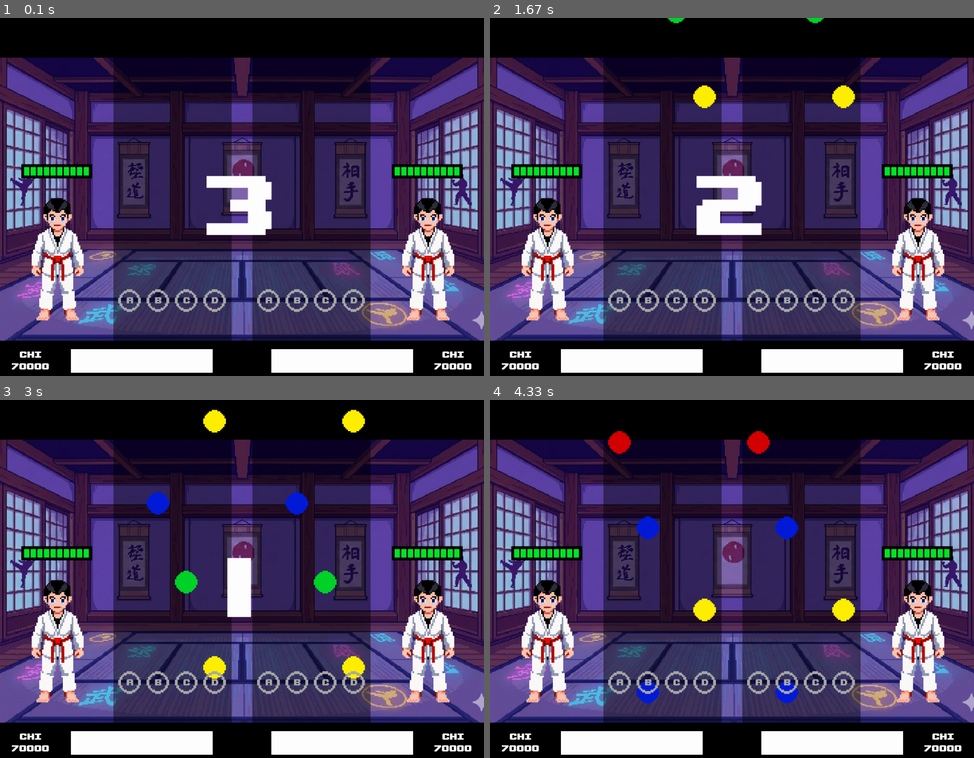
Above: before the commit, frames 1-4 (two rows, left to right).
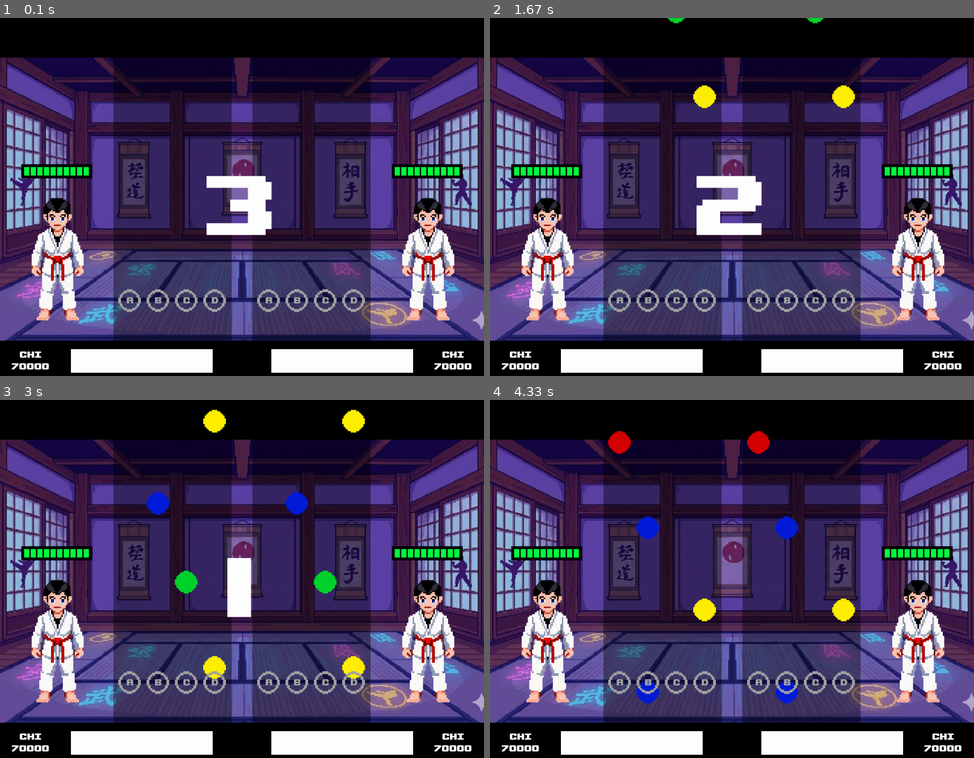
Above: after the commit, the same moments.

Repository: Supersllol/JeuArcade
Game: pygame game, started from AA_olympe.py
Two runs of this game, one before a commit and one after it. Both use one fixed random seed, a clock stepped at 60 frames per second and the inputs below.
Inputs (mouse positions are in pixels of both pictures, inside the frame that each line leads up to):
- Up to frame 1 (0.1 s): no input
- Up to frame 2 (1.67 s): hold Right 0.33-0.8 s
- Up to frame 3 (3 s): click (290, 661) at 2.95 s
- Up to frame 4 (4.33 s): hold Left 3.23-3.7 s; hold Up 3.73-4.1 s

The runs differ from the first frame. In frame 1, 0.4% of the frame differs, in the area x 5-95%, y 41-44%; in frame 2, 0.4%; in frame 3, 0.4%; in frame 4, 0.4%.

Commit message:
new songs and change colors to rgba

Diff:
--- a/AA/AA_chansons/beat-Semi-Charmed Life.json
+++ b/AA/AA_chansons/beat-Semi-Charmed Life.json
@@ -303,7 +303,7 @@
             "move": 0
         },
         {
-            "time": 42.0,
+            "time": 42.4,
             "move": 1
         },
         {
--- a/AA/AA_chansons/format guide.txt
+++ /dev/null
@@ -1 +0,0 @@
-BPM
--- a/AA/AA_game/chiBar.py
+++ b/AA/AA_game/chiBar.py
@@ -9,13 +9,14 @@
         self._playerID = playerID
         self._playerHalf = playerHalf
 
-        self._txtChi = fontManager.upheaval("CHI", 26, "white")
+        self._txtChi = fontManager.upheaval("CHI", 26, (255, 255, 255))
         self._bar = pygame.Surface((300, 50), pygame.SRCALPHA)
 
     def update(self, currentChi: int):
-        self._bar.fill("#FFFFFF")
+        self._bar.fill((255, 255, 255))
 
-        txtCurrentChi = fontManager.upheaval(str(currentChi), 26, "white")
+        txtCurrentChi = fontManager.upheaval(str(currentChi), 26,
+                                             (255, 255, 255))
 
         misc.placeSurfaceInHalf(self._playerID, self._bar, self._playerHalf,
                                 (300, 702))
--- a/AA/AA_game/healthBar.py
+++ b/AA/AA_game/healthBar.py
@@ -40,7 +40,7 @@
                 (bar_height - rect_height) // 2,  # Center vertically too
                 rect_width,
                 rect_height)
-            pygame.draw.rect(self._bar, "#00E727", rect)
+            pygame.draw.rect(self._bar, (0, 255, 64), rect)
 
         # Optional: draw a border around the entire bar
         pygame.draw.rect(self._bar, (0, 0, 0), (0, 0, bar_width, bar_height),
--- a/AA/AA_game/musicTrack.py
+++ b/AA/AA_game/musicTrack.py
@@ -83,7 +83,7 @@
 
     def __init__(self, chosenTrack: GameTracks):
         self._audioFile = os.path.join(settings.PARENT_PATH,
-                                       f"AA_chansons/{chosenTrack.value}.wav")
+                                       f"AA_chansons/{chosenTrack.value}.mp3")
 
         self._songLength = pygame.mixer.Sound(self._audioFile).get_length()
 
--- a/AA/AA_game/noteSheet.py
+++ b/AA/AA_game/noteSheet.py
@@ -38,7 +38,7 @@
         ) >= settings.TIME_ACTIVE_NOTE_INDICATOR:
             self._active = False
             self._activeTimer.stop()
-        currentColor = "red" if self._active else "#AAAAAA"
+        currentColor = (189, 0, 0) if self._active else (165, 164, 164)
         buttonIndicator = fontManager.upheaval(
             inputManager.moveBindings[self._laneID].name, 25, currentColor)
         self._mainSheet.blit(
@@ -82,7 +82,7 @@
 
     def update(self, noteSection: musicTrack.TrackSection,
                musicElapsedTime: float):
-        self._mainSheet.fill("#0000006E")
+        self._mainSheet.fill((0, 0, 0, 100))
 
         self._drawNotes(noteSection, musicElapsedTime)
 
--- a/AA/AA_scenes/gameScene.py
+++ b/AA/AA_scenes/gameScene.py
@@ -72,7 +72,7 @@
                     txt = "2"
                 if self._stateTimer.elapsed() >= 2:
                     txt = "1"
-                txt = fontManager.upheaval(txt, 250, "white")
+                txt = fontManager.upheaval(txt, 250, (255, 255, 255))
 
                 currentText.append(
                     pygameText.PygameText(
--- a/AA/AA_utils/fontManager.py
+++ b/AA/AA_utils/fontManager.py
@@ -4,7 +4,7 @@
 from AA.AA_utils import settings
 
 
-def upheaval(text: str, size: int, color: str | tuple[int, int, int]):
+def upheaval(text: str, size: int, color: tuple[int, int, int]):
     return pygame.font.Font(
         os.path.join(settings.PARENT_PATH, "AA_fonts/upheavtt.ttf"),
         size).render(text, True, color)
Not shown, added: AA/AA_chansons/I Just Died In Your Arms Tonight.mp3
Not shown, changed: AA/AA_chansons/I Just Died In Your Arms Tonight.wav
Not shown, added: AA/AA_chansons/Semi-Charmed Life.mp3
Not shown, changed: AA/AA_chansons/Semi-Charmed Life.wav
Not shown, added: AA/AA_chansons/Take On Me.mp3
Not shown, changed: AA/AA_chansons/Take On Me.wav
Not shown, added: AA/AA_chansons/What Is Love.mp3
Not shown, changed: AA/AA_chansons/What Is Love.wav
Not shown, removed: AA/AA_chansons/dance_with_me_intro.wav
Not shown, changed: AA/AA_chansons/dance_with_me_loop.wav
